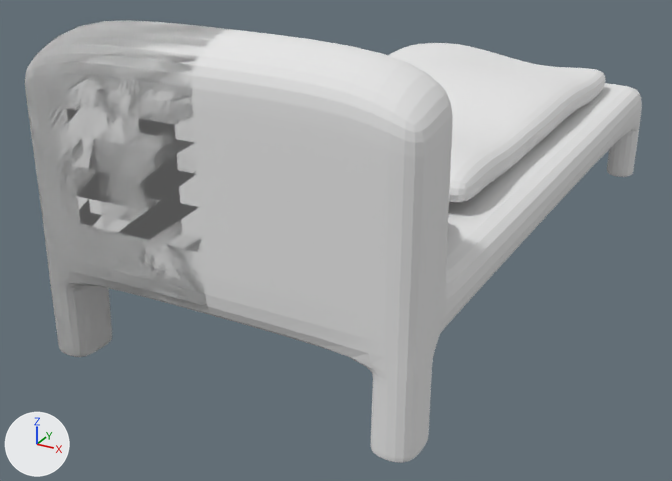
Two versions of the Blender file House builder/Assets/Models/Furniture/Bed.blend, one commit apart.
Rendered twice from a 50 mm camera at (2.87, -6.4, 2.37) aimed at (-0.31, -0.61, -0.52). Lighting does not change. The marker at lower left points along +X, +Y and +Z.

Objects in the first picture: 'Bed.001'.
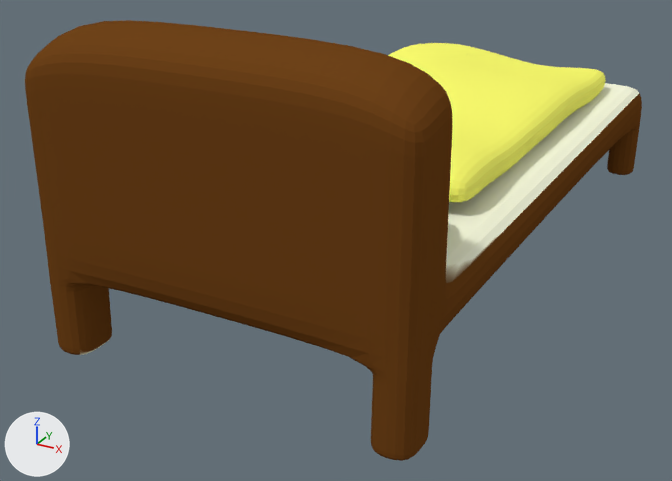
Pixel boxes [x1, y1, x2, y2] of what changed, in the pictures (672 x 481 px; the box of a moved part takes in the faces that stretch with it):
'Bed.001', surface changed, reshaped (grey to brown): before [25, 20, 642, 463]; after [25, 20, 642, 461]
part 1 of me_cube_000, deleted: before [25, 20, 230, 357]
part 2 of me_cube_000, moved or reshaped (not visible before): after [52, 287, 112, 355]
part 3 of me_cube_000, moved or reshaped: before [371, 380, 431, 463]; after [371, 377, 432, 461]
part 4 of me_cube_000, moved or reshaped: before [607, 135, 638, 177]; after [607, 133, 639, 175]
part 5 of me_cube_000, surface changed (grey to brown): [52, 20, 642, 397] in both
part 6 of me_cube_000, recoloured (white to yellow): [388, 43, 606, 202] in both

The change, as a list of edits to the scene's bpy script:
```text
Add img_texture:
    img_texture = load_image('Texture', '_unpacked/Bed_Texture.png', 1024, 1024, 'sRGB')
Change mat_material_bed:
    remove mat_material_bed.base_color = (0.8, 0.8, 0.8)  # white #e7e7e7
    add mat_material_bed.texture = img_texture
Change me_cube_000:
    used by ob_bed_001; location = (0.0, 0.0, 0.0); scale = (-1.27, -2.7, 0.179)
    verts and faces of me_cube_000; kept vertices keep their numbers, new ones are numbered from 418
    before: 49 (1.0, 1.0, -3.93), 50 (0.78, 0.87, -3.93), 51 (0.78, 1.0, -3.93), 52 (0.78, 0.93, -3.93), 53 (1.0, 0.87, -3.93)
    before: 54 (1.0, 0.93, -3.93)
    before: 127 (-1.0, 1.0, -3.93), 128 (-0.78, 0.87, -3.93), 129 (-0.78, 1.0, -3.93), 130 (-0.78, 0.93, -3.93), 131 (-1.0, 0.87, -3.93)
    before: 132 (-1.0, 0.93, -3.93)
    before: 133 (-1.0, -1.0, -3.93), 134 (-0.78, -1.0, -3.93), 135 (-0.78, -0.89, -3.93), 136 (-1.0, -0.89, -3.93)
    remove me_cube_000.from_pydata(...)  # 418 vertices, 401 faces; spans x -1.0..1.0, y -1.0..1.0, z -3.93..8.01
    add me_cube_000.from_pydata(...)  # 338 vertices, 330 faces; spans x -1.0..1.0, y -1.0..1.0, z -3.93..8.01
    me_cube_000 part 1: the loose piece of 80 vertices spanning x 0.0..1.0, y -1.0..1.0, z -3.93..8.01 is deleted
    me_cube_000 part 2
    add for i in [*range(49, 55)]: verts[i] += (0.0, 0.0, 0.23)
    me_cube_000 part 3
    add for i in [*range(127, 133)]: verts[i] += (0.0, 0.0, 0.22)
    me_cube_000 part 4
    add for i in [*range(133, 137)]: verts[i] += (0.0, 0.0, 0.31)
    me_cube_000 part 5: 330 kept faces spanning x -1.0..1.0, y -1.0..1.0, z -3.93..8.01 get new texture (UV) coordinates
    me_cube_000 part 6: 188 faces spanning x -0.83..0.88, y -0.91..0.85, z 0.39..3.73 switch from mat_top_material (white #e7e7e7) to mat_material_bed (picture img_texture)
```
